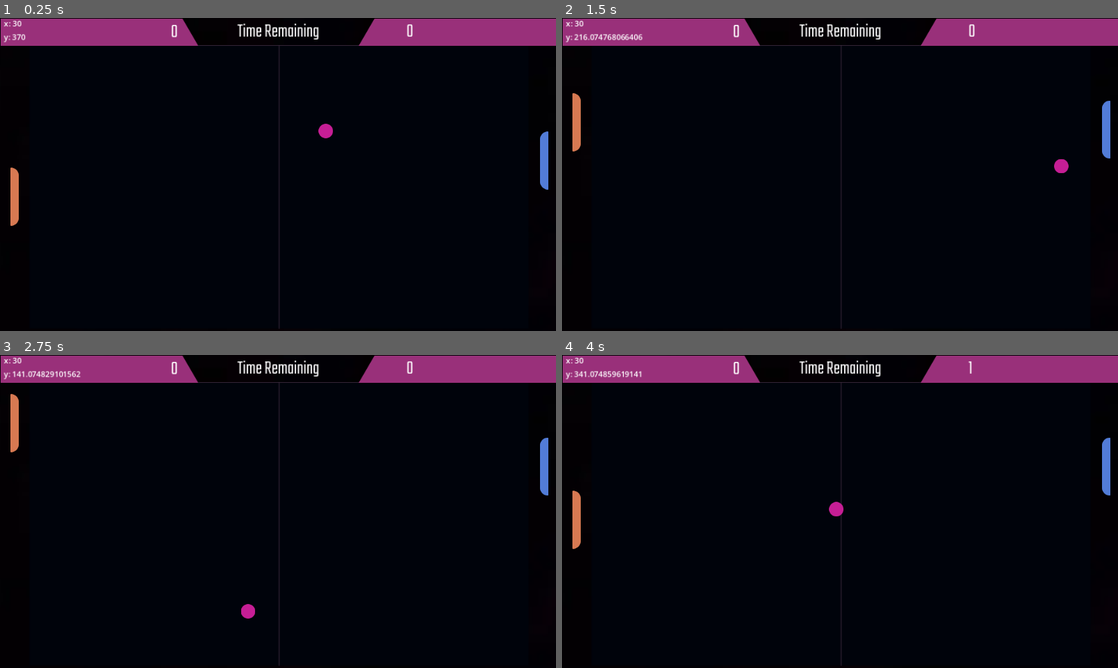
Above: before the commit, frames 1-4 (two rows, left to right).
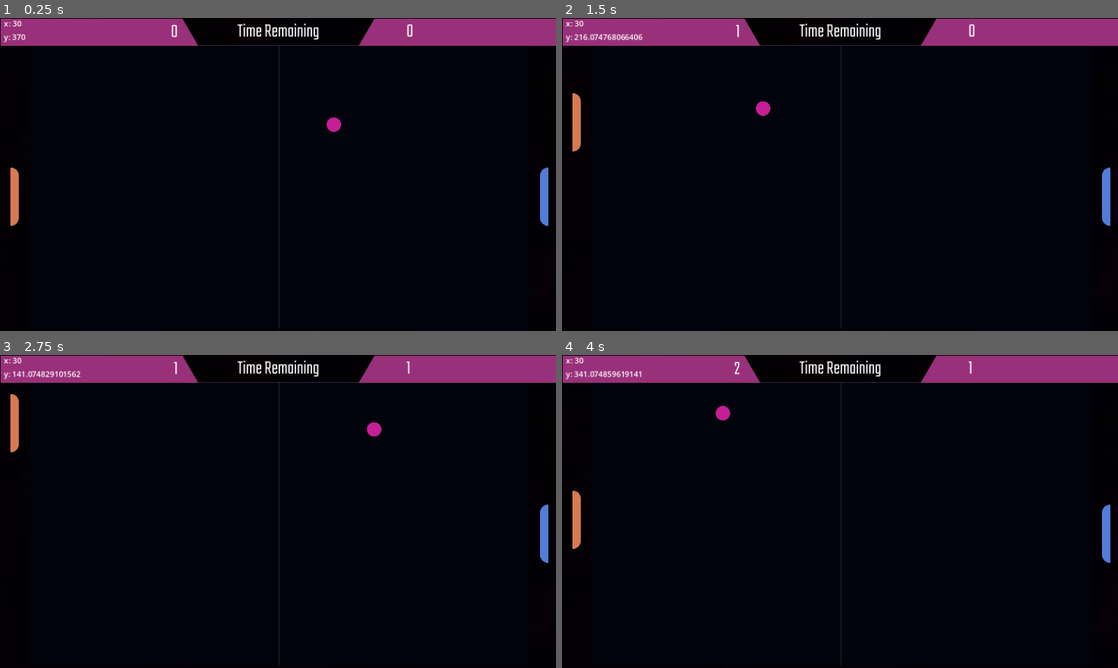
Above: after the commit, the same moments.

Repository: masteratt/20gamechallenge
Game: Godot game, scene res://scenes/main.tscn
The game is run twice, just before and just after one commit, with the same random seed, the same clock (stepped at 60 frames per second) and the same inputs.
Inputs:
- Up to frame 1 (0.25 s): no input
- Up to frame 2 (1.5 s): hold W (up) 0.53-1.28 s; hold S (down) from 1.28 s (still down)
- Up to frame 3 (2.75 s): release S (down) at 2.03 s; hold W (up) from 2.03 s (still down)
- Up to frame 4 (4 s): release W (up) at 3.53 s; hold S (down) from 3.53 s (still down)

The runs differ from the first frame. In frame 1, 0.5% of the frame differs, in the area x 57-99%, y 31-67%; in frame 2, 0.8%; in frame 3, 0.8%, in the area x 30-99%, y 2-85%; in frame 4, 0.8%.

Commit message:
ball resets nicely

Diff:
--- /dev/null
+++ b/Game1_Pong/physics_materials/bouncy.tres
@@ -0,0 +1,5 @@
+[gd_resource type="PhysicsMaterial" format=3 uid="uid://l3e3etgq7xai"]
+
+[resource]
+friction = 0.0
+bounce = 1.0
--- a/Game1_Pong/scenes/ball.tscn
+++ b/Game1_Pong/scenes/ball.tscn
@@ -1,17 +1,20 @@
-[gd_scene load_steps=4 format=3 uid="uid://divioxlsxot7e"]
+[gd_scene load_steps=5 format=3 uid="uid://divioxlsxot7e"]
 
 [ext_resource type="Texture2D" uid="uid://djlpbsy1d8iko" path="res://assets/sprites/Ball.png" id="1_u43m1"]
 [ext_resource type="Script" path="res://scripts/ball.gd" id="1_yp4c0"]
+[ext_resource type="PhysicsMaterial" uid="uid://l3e3etgq7xai" path="res://physics_materials/bouncy.tres" id="1_yrqt4"]
 
 [sub_resource type="CircleShape2D" id="CircleShape2D_166bt"]
 radius = 15.0333
 
-[node name="Ball" type="CharacterBody2D" groups=["ball"]]
+[node name="Ball" type="RigidBody2D" groups=["ball"]]
 collision_layer = 2
 collision_mask = 5
-motion_mode = 1
-platform_on_leave = 2
-platform_floor_layers = 4294967040
+physics_material_override = ExtResource("1_yrqt4")
+gravity_scale = 0.0
+lock_rotation = true
+linear_damp_mode = 1
+angular_damp_mode = 1
 script = ExtResource("1_yp4c0")
 
 [node name="Sprite2D" type="Sprite2D" parent="."]
--- a/Game1_Pong/scripts/ball.gd
+++ b/Game1_Pong/scripts/ball.gd
@@ -1,24 +1,24 @@
-class_name Ball extends CharacterBody2D
+class_name Ball extends RigidBody2D
 
-var initial_ball_speed: float = 20
+var initial_ball_speed: float = 500
 var speed_multiplier: float = 1.02
 @onready var ball_start_area: Marker2D = $"../BallStartArea"
 
 var ball_speed: float = initial_ball_speed
 
+var freeze_physics: bool = true
+
 func _ready() -> void:
 	start_ball()
 
 
-func _physics_process(delta: float) -> void:
-	var collision: KinematicCollision2D = move_and_collide(velocity * ball_speed * delta)
+func start_ball() -> void:
+	transform = Transform2D(0.0, Vector2(ball_start_area.global_position.x, ball_start_area.global_position.y))
+	var x_force: float = [-1, 1].pick_random() * initial_ball_speed;
+	var y_force: float = [-.8, .8].pick_random() * initial_ball_speed;
+	linear_velocity = Vector2(x_force, y_force)
 
-	if (collision):
-		velocity = velocity.bounce(collision.get_normal()) * speed_multiplier
-
-
-func start_ball() -> void:
-	global_position = ball_start_area.global_position
-	randomize()
-	velocity.x = [-1, 1].pick_random() * initial_ball_speed
-	velocity.y = [-.8, .8].pick_random() * initial_ball_speed
+func reset() -> void:
+	queue_free()
+	var newCopy: Node = duplicate()
+	get_parent().add_child.bind(newCopy).call_deferred()
--- a/Game1_Pong/scripts/cpu.gd
+++ b/Game1_Pong/scripts/cpu.gd
@@ -1,25 +1,24 @@
 extends CharacterBody2D
 
-var speed : int = 300.0
+var speed : int = 300
 @export var ball : Ball
 var direction: float
 
 func _physics_process(_delta: float) -> void:
 
 	direction = get_ai_direction()
-	print("cpu direction: " + str(direction))
 	velocity.y = direction * speed
 
 	move_and_slide()
 
 func get_ai_direction() -> int:
-	print(ball.velocity.x)
-	if (ball.velocity.x < 0):
-		return 0
-	if abs(ball.global_position.y - global_position.y) > 10:
-		if ball.global_position.y > global_position.y:
-			return 1
-		else:
-			return -1
-	else:
-		return 0
+	#print(ball.velocity.x)
+	#if (ball.velocity.x < 0):
+		#return 0
+	#if abs(ball.global_position.y - global_position.y) > 10:
+		#if ball.global_position.y > global_position.y:
+			#return 1
+		#else:
+			#return -1
+	#else:
+	return 0
--- a/Game1_Pong/scripts/player.gd
+++ b/Game1_Pong/scripts/player.gd
@@ -2,7 +2,7 @@
 
 var speed: float = 500
 
-func _physics_process(delta: float) -> void:
+func _physics_process(_delta: float) -> void:
 	var direction: float = Input.get_axis("up", "down")
 	if direction:
 		velocity.y = direction * speed
--- a/Game1_Pong/scripts/score_zone.gd
+++ b/Game1_Pong/scripts/score_zone.gd
@@ -15,4 +15,4 @@
 	else:
 		GameMaster.cpu_score += 1
 
-	ball.start_ball()
+	ball.reset()
